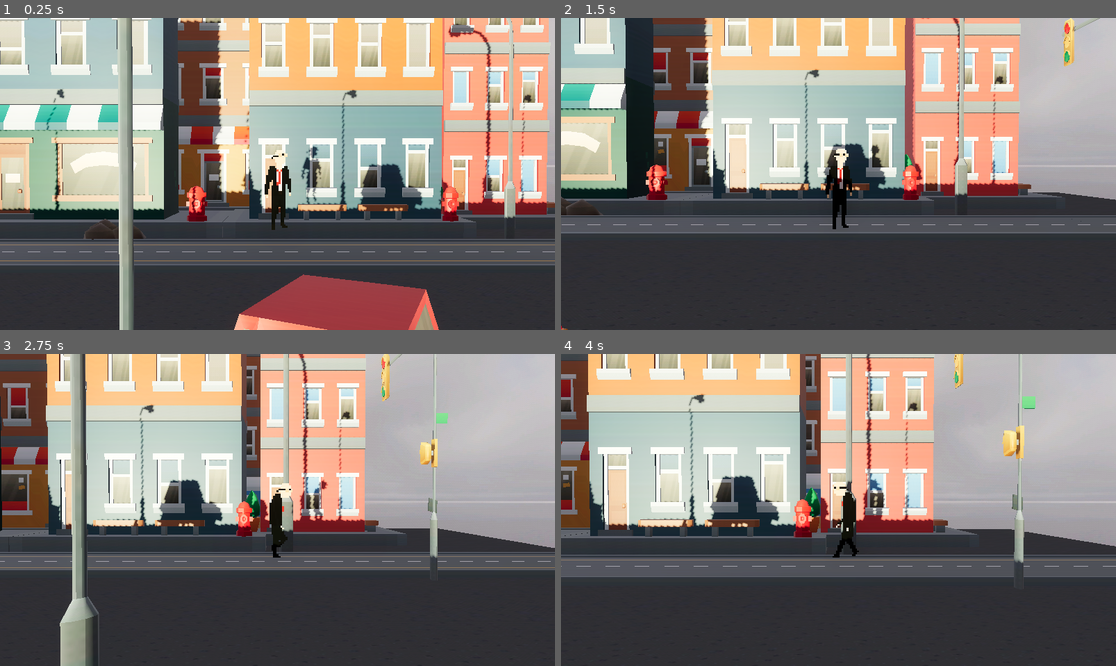
Above: before the commit, frames 1-4 (two rows, left to right).
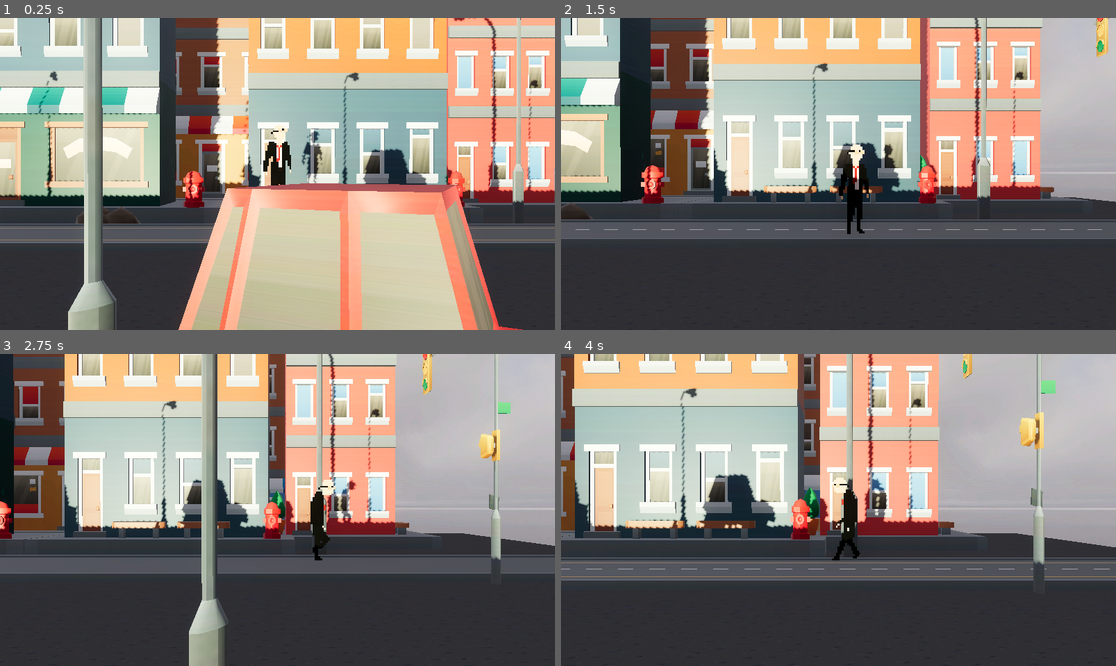
Above: after the commit, the same moments.

Repository: Fellagon-dev/Memento-Mori
Game: Godot game, scene res://MementoMori.tscn
Same seed, same stepped clock (60 frames per second), same inputs: the game is played once before the commit and once after it. This scene is started directly instead of the project's main scene.
Inputs:
- Up to frame 1 (0.25 s): no input
- Up to frame 2 (1.5 s): tap Enter (ui_accept) at 0.5, 0.77 s; hold Right (ui_right) 0.53-1.28 s; tap W (ke_atas) at 0.6 s; hold Down (ui_down) from 1.28 s (still down); tap S (ke_bawah) at 1.35 s
- Up to frame 3 (2.75 s): tap Enter (ui_accept) at 1.52 s; release Down (ui_down) at 2.03 s; hold Right (ui_right) from 2.03 s (still down); tap D (ke_kanan) at 2.1 s
- Up to frame 4 (4 s): release Right (ui_right) at 2.78 s; hold Up (ui_up) 2.78-3.53 s; tap A (ke_kiri) at 2.85 s; tap Enter (ui_accept) at 3.02, 3.77 s; hold Left (ui_left) from 3.53 s (still down); tap Space (loncat) at 3.6 s

The runs differ from the first frame. In frame 1, 71% of the frame differs, in the area x 0-100%, y 0-100%; in frame 2, 30%; in frame 3, 36%; in frame 4, 22%.

Commit message:
#0017-Camera fixes

Diff:
--- a/Player3D.tscn
+++ b/Player3D.tscn
@@ -137,18 +137,19 @@
 sprite_frames = SubResource("SpriteFrames_s1r6y")
 animation = &"idle"
 autoplay = "idle"
-frame_progress = 0.388292
+frame_progress = 0.733077
 
 [node name="CollisionShape3D" type="CollisionShape3D" parent="."]
 transform = Transform3D(1, 0, 0, 0, 1, 0, 0, 0, 1, 0.059896, 2.47931, -0.000879526)
 shape = SubResource("CapsuleShape3D_hmfk7")
 
 [node name="Camera_Controller" type="Node3D" parent="."]
+top_level = true
 
 [node name="Camera_Target" type="Node3D" parent="Camera_Controller"]
-transform = Transform3D(1, 0, 0, 0, 0.999904, -0.0138401, 0, 0.0138401, 0.999904, 0, 3.91553, 4.73422)
+transform = Transform3D(1, 0, 0, 0, 0.999904, -0.0138401, 0, 0.0138401, 0.999904, 0, 0.734344, 4.82447)
 
 [node name="Camera3D" type="Camera3D" parent="Camera_Controller/Camera_Target"]
-transform = Transform3D(1, 0, 0, 0, 0.999831, 0.0183947, 0, -0.0183947, 0.999831, 0, 0.0997869, 1.17589)
+transform = Transform3D(1, 0, 0, 0, 0.999831, 0.0183947, 0, -0.0183947, 0.999831, 0, 0.095002, 0.915807)
 current = true
 fov = 40.1865
--- a/Scripts/player_3d.gd
+++ b/Scripts/player_3d.gd
@@ -39,5 +39,4 @@
 		velocity.z = move_toward(velocity.z, 0, SPEED)
 
 	move_and_slide()
-	$"../Camera3D".position = position
-	#lerp($"../Camera3D".position, position, 0.1)
+	$Camera_Controller.position = lerp($Camera_Controller.position, position, 0.08)
